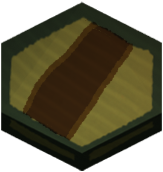
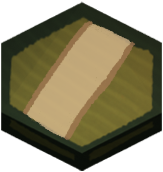
The second 163 x 172 image is a revision of the first. Changes to its layers:
pixels changed over [22, 19, 139, 141] (layer not identified)
